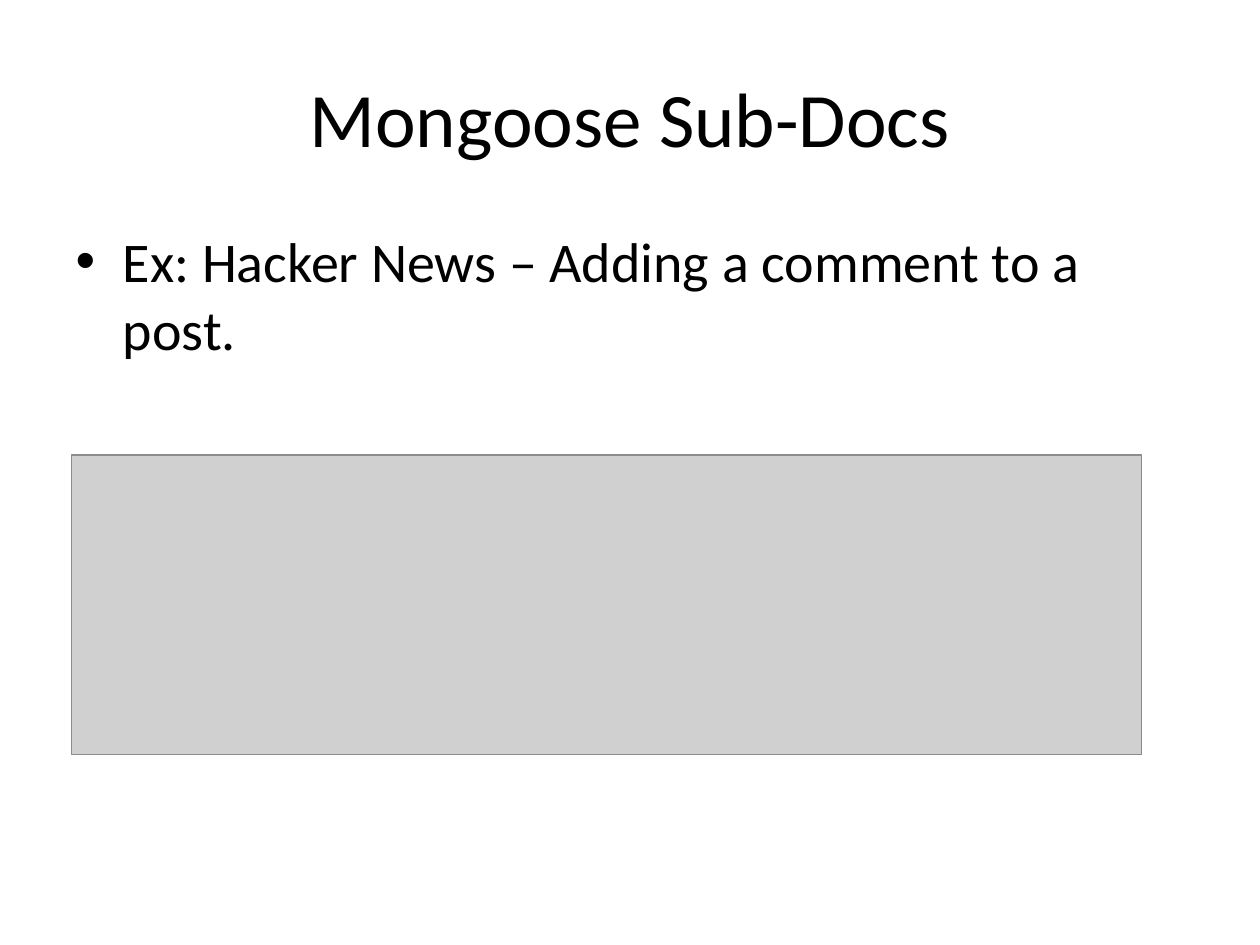
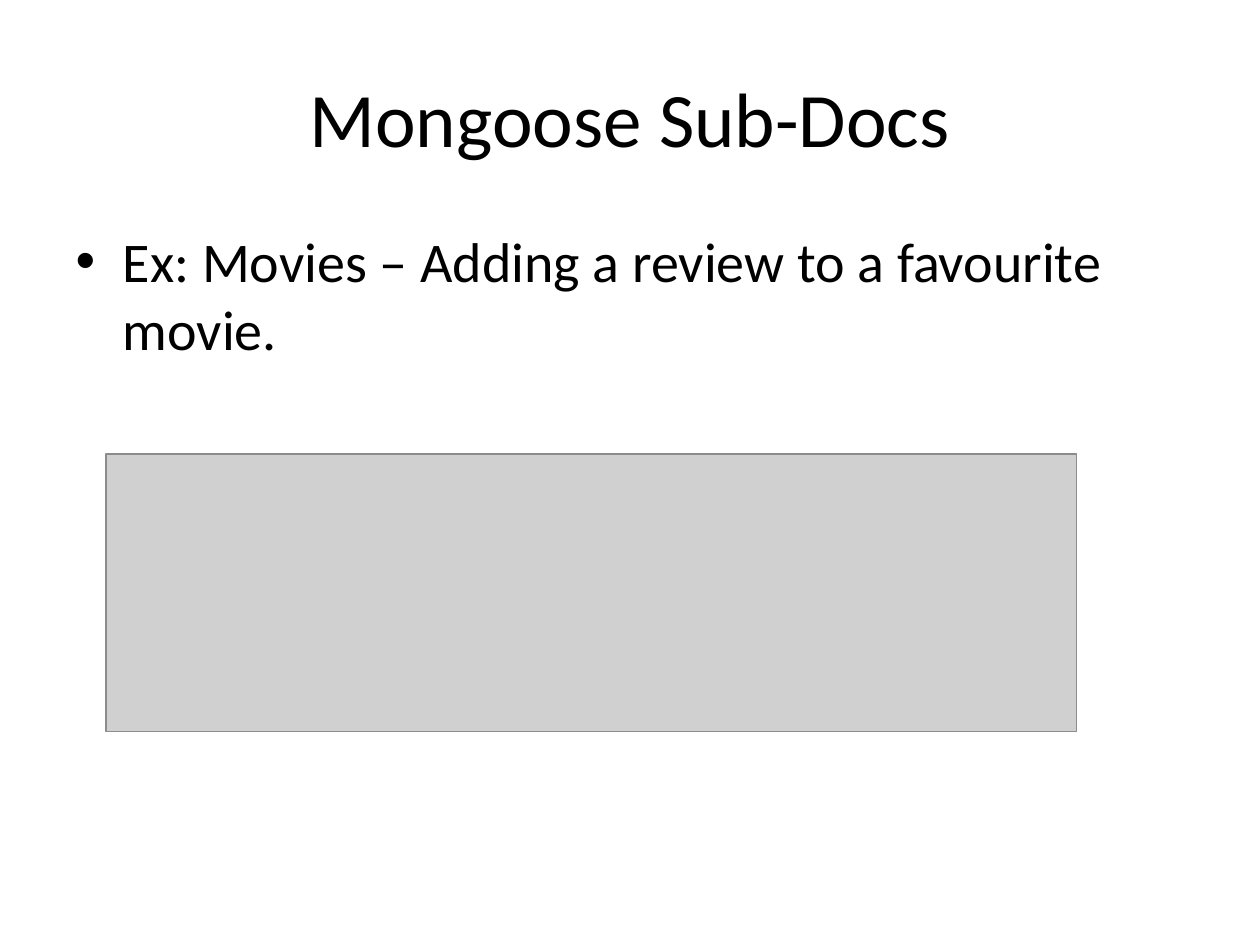
Before and after one commit to diarmuidoconnor/ict-2021, a slide deck: slide 34 of topic10/talk-1/mongoDB.pptx. Drawn at 1260x945 pixels with LibreOffice and Linux fonts; fonts in the diff are those of the drawing; grey boxes stand for pictures. Boxes give left, top, right and bottom in pixels: in the first picture for what was removed or moved away, otherwise in the second. Text is boxed around its words. In the diff, an @@ line names an element or a change of style, - is before the commit and + after.

```diff
--- a/topic10/talk-1/mongoDB.pptx
+++ b/topic10/talk-1/mongoDB.pptx
@@ text at (x1=123, y1=243, x2=1101, y2=351): text changed @@
-• Ex: Hacker News – Adding a comment to a post.
+• Ex: Movies – Adding a review to a favourite movie.
@@ picture resized from (x1=72, y1=455, x2=1142, y2=755) to (x1=106, y1=454, x2=1076, y2=731) @@
```
Also in this commit, not shown: 7 other slides changed, 2 slides removed, 7 other files.
